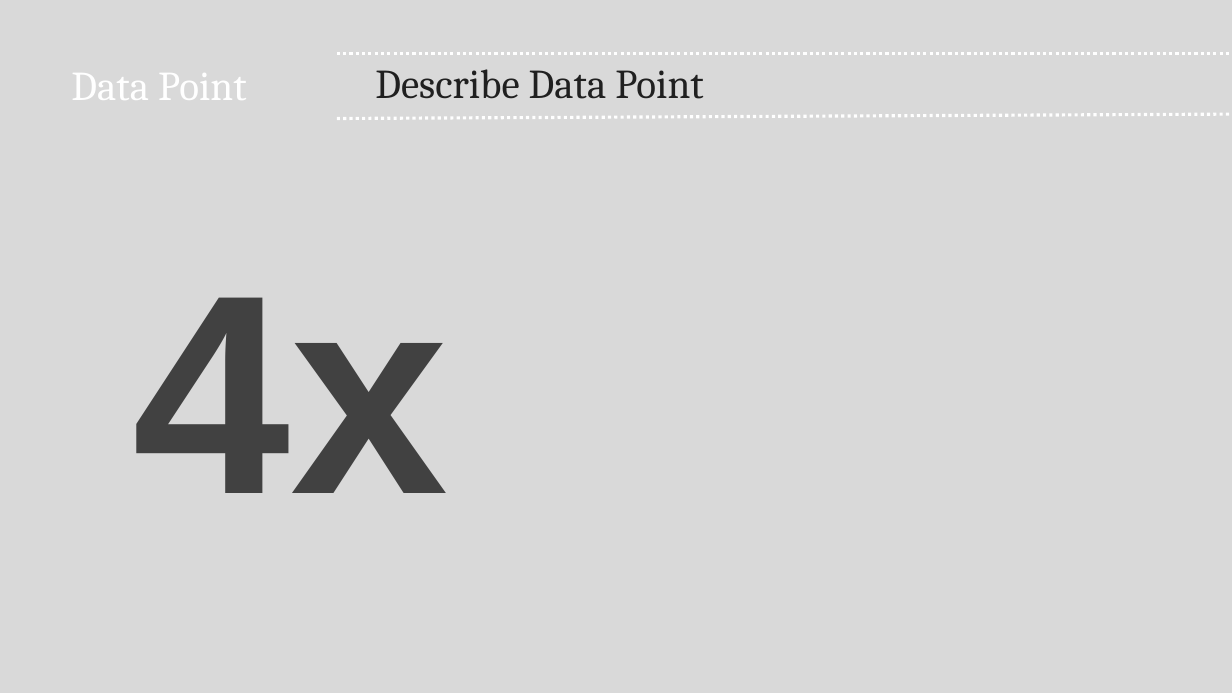
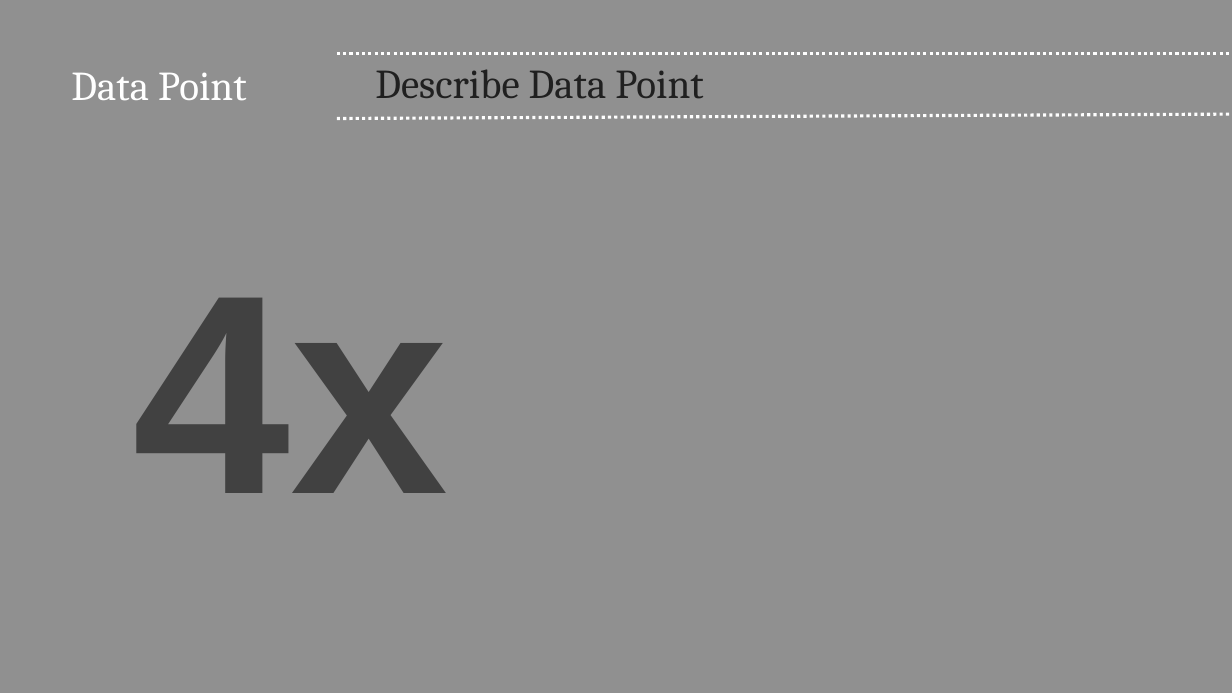
Before and after one commit to gkalidas/project_quiz_app, a slide deck: slide 13 of quizapp.pptx (slide 9 before the commit). Drawn at 1232x693 pixels with LibreOffice and Linux fonts; fonts in the diff are those of the drawing; background and template pictures are left out. Boxes give left, top, right and bottom in pixels: in the first picture for what was removed or moved away, otherwise in the second. Text is boxed around its words. In the diff, an @@ line names an element or a change of style, - is before the commit and + after.

```diff
--- a/quizapp.pptx
+++ b/quizapp.pptx
@@ background #D9D9D9 to #414141 at 58% opacity @@
```
Also in this commit, not shown: 6 other slides changed, 6 slides added, 2 slides removed.
